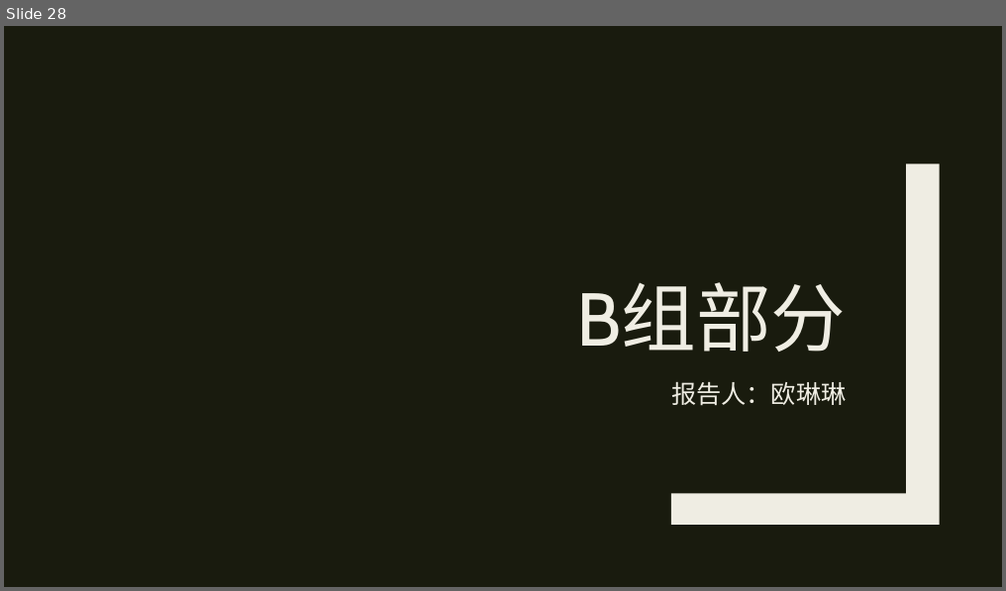
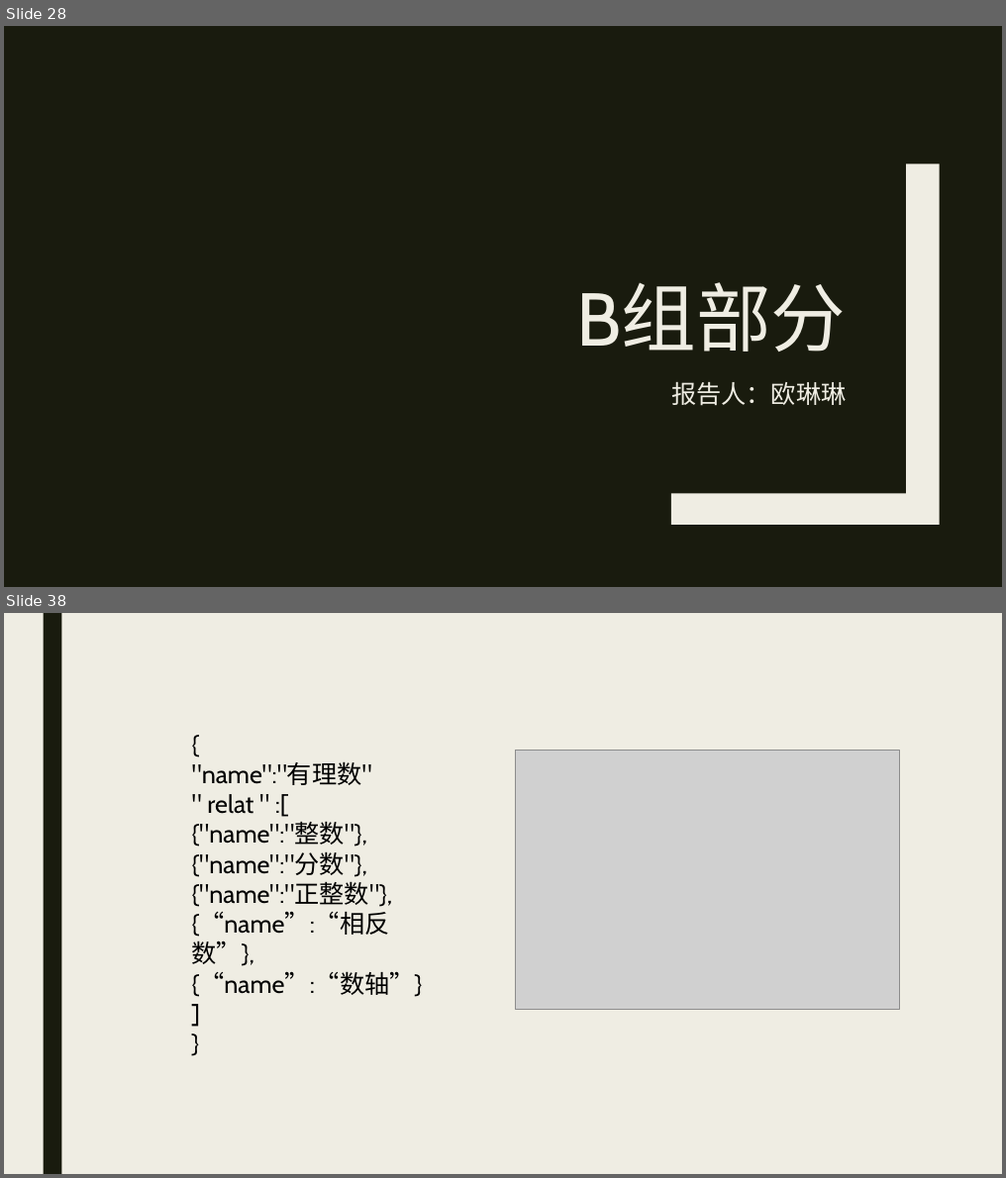
Before and after one commit to MU001999/maaath, a slide deck: docs/数据结构报告.pptx. Shown one above the other, each under a label of ours: slide 28 before the commit, slides 28 and 38 after it; the slides between them are not shown. The pictures are 1006x591 and 1006x1178 pixels, drawn with LibreOffice and Linux fonts; fonts in the diff are those of the drawing; grey boxes stand for pictures. Boxes give left, top, right and bottom in pixels: in the first picture for what was removed or moved away, otherwise in the second. Text is boxed around its words. In the diff, an @@ line names an element or a change of style, - is before the commit and + after.

```diff
--- a/docs/数据结构报告.pptx
+++ b/docs/数据结构报告.pptx
@@ slide 38 added at [4,613,1002,1174], background #EFEDE3 @@
@@ rectangle added at [43,613,61,1174], fill #191B0E @@
@@ picture added at [515,751,899,1010] @@
@@ text added at [192,762,423,997], 24 pt, text #000000 @@
+{
+"name":"有理数"
+" relat " :[
+{"name":"整数"},
+{"name":"分数"},
+{"name":"正整数"},
+{“name”:“相反数”},
+{“name”:“数轴”}
+]
+}
```
Also in this commit, not shown: 24 other slides added, 3 other files.
